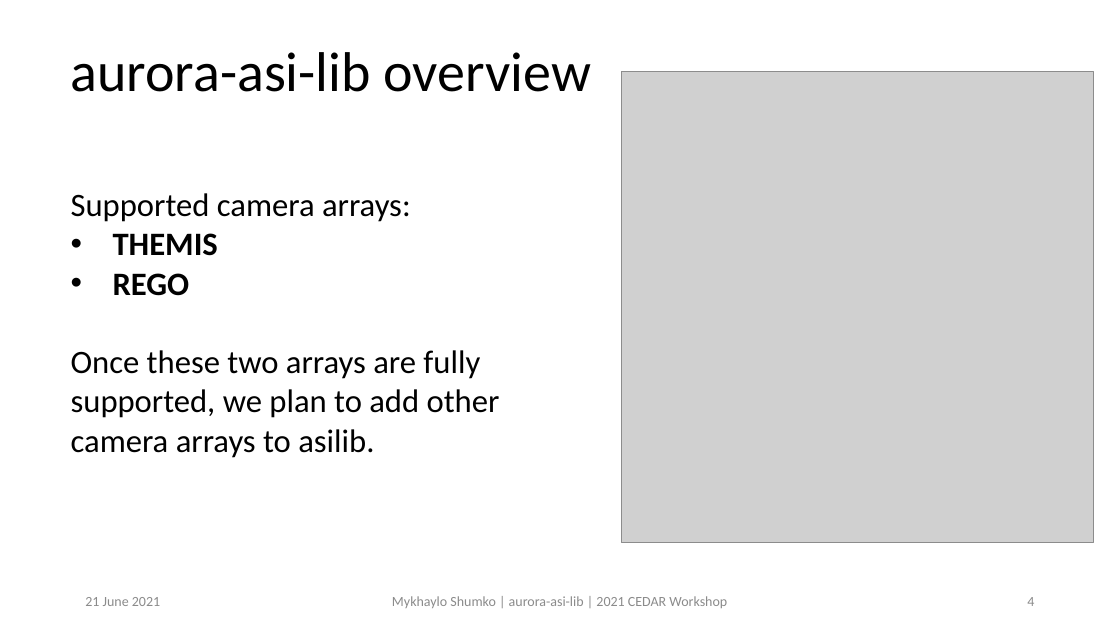
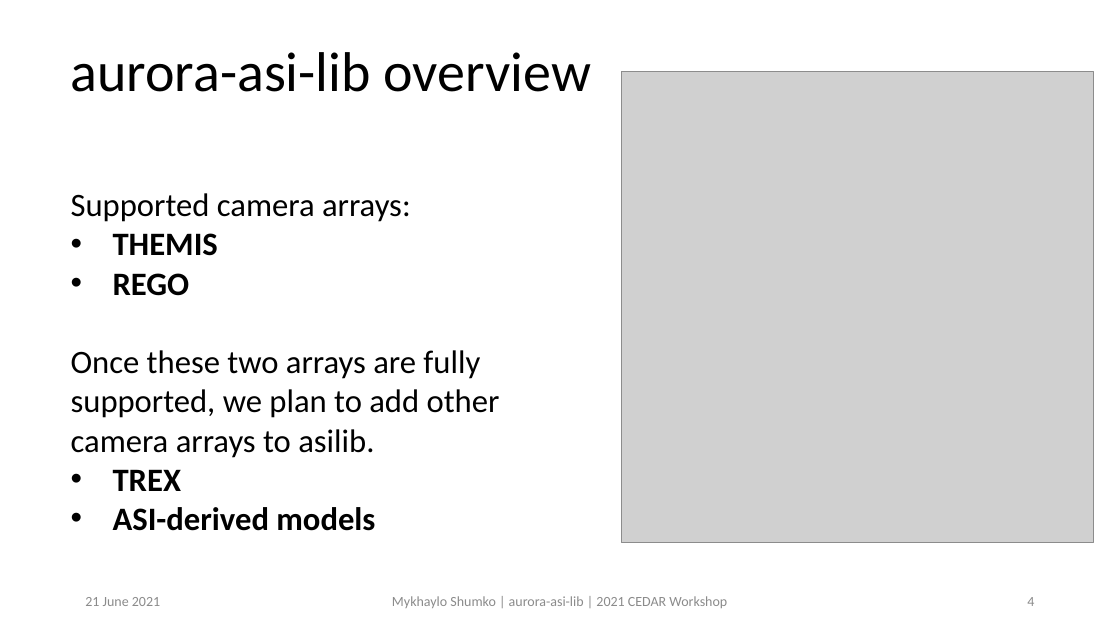
Before and after one commit to mshumko/asilib, a slide deck: slide 4 of presentations/2021_cedar_shumko_asilib.pptx. Drawn at 1120x630 pixels with LibreOffice and Linux fonts; fonts in the diff are those of the drawing; grey boxes stand for pictures. Boxes give left, top, right and bottom in pixels: in the first picture for what was removed or moved away, otherwise in the second. Text is boxed around its words. In the diff, an @@ line names an element or a change of style, - is before the commit and + after.

Commit message:
More talk updates.

```diff
--- a/presentations/2021_cedar_shumko_asilib.pptx
+++ b/presentations/2021_cedar_shumko_asilib.pptx
@@ text at [113,469,375,531]: paragraphs added @@
+• TREX
+• ASI-derived models
```
Also in this commit, not shown: 1 other file.
